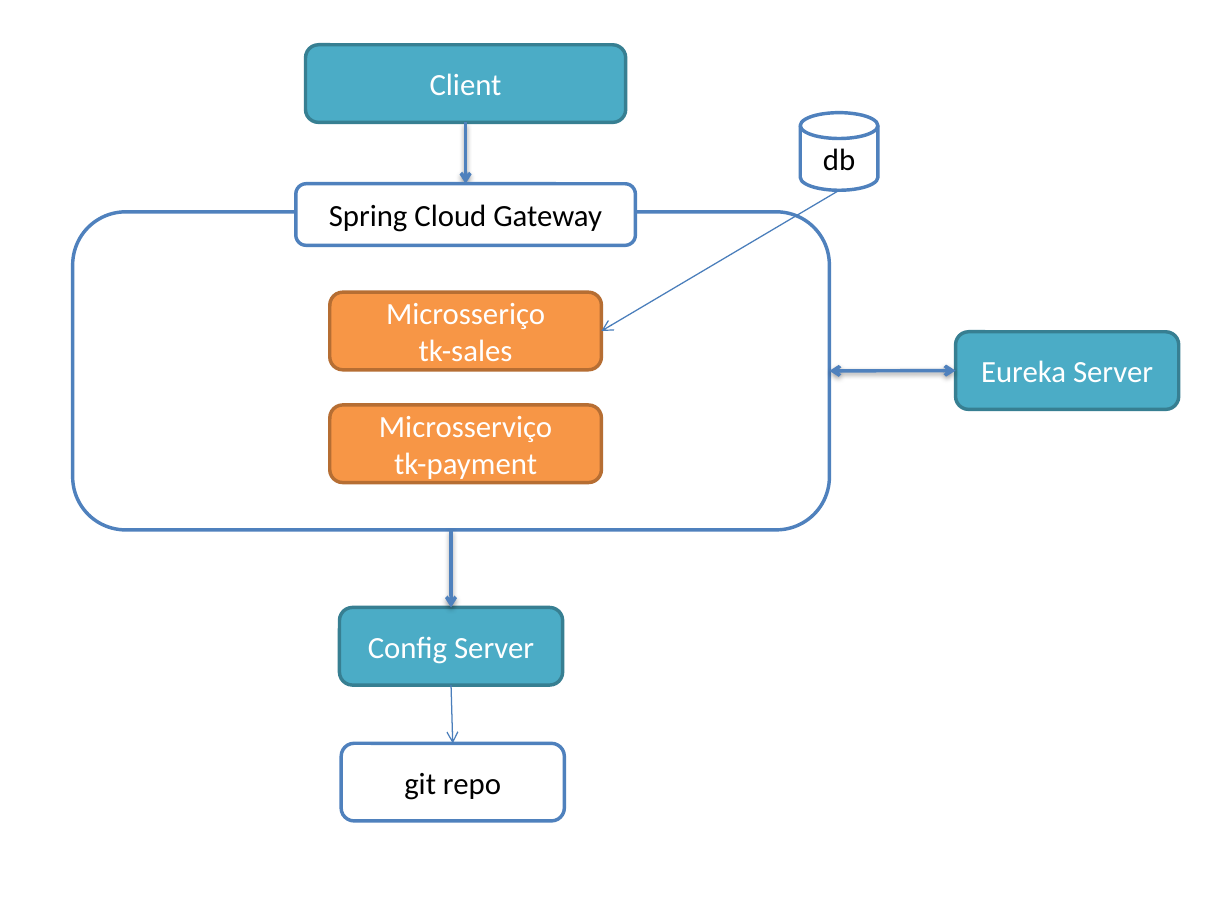
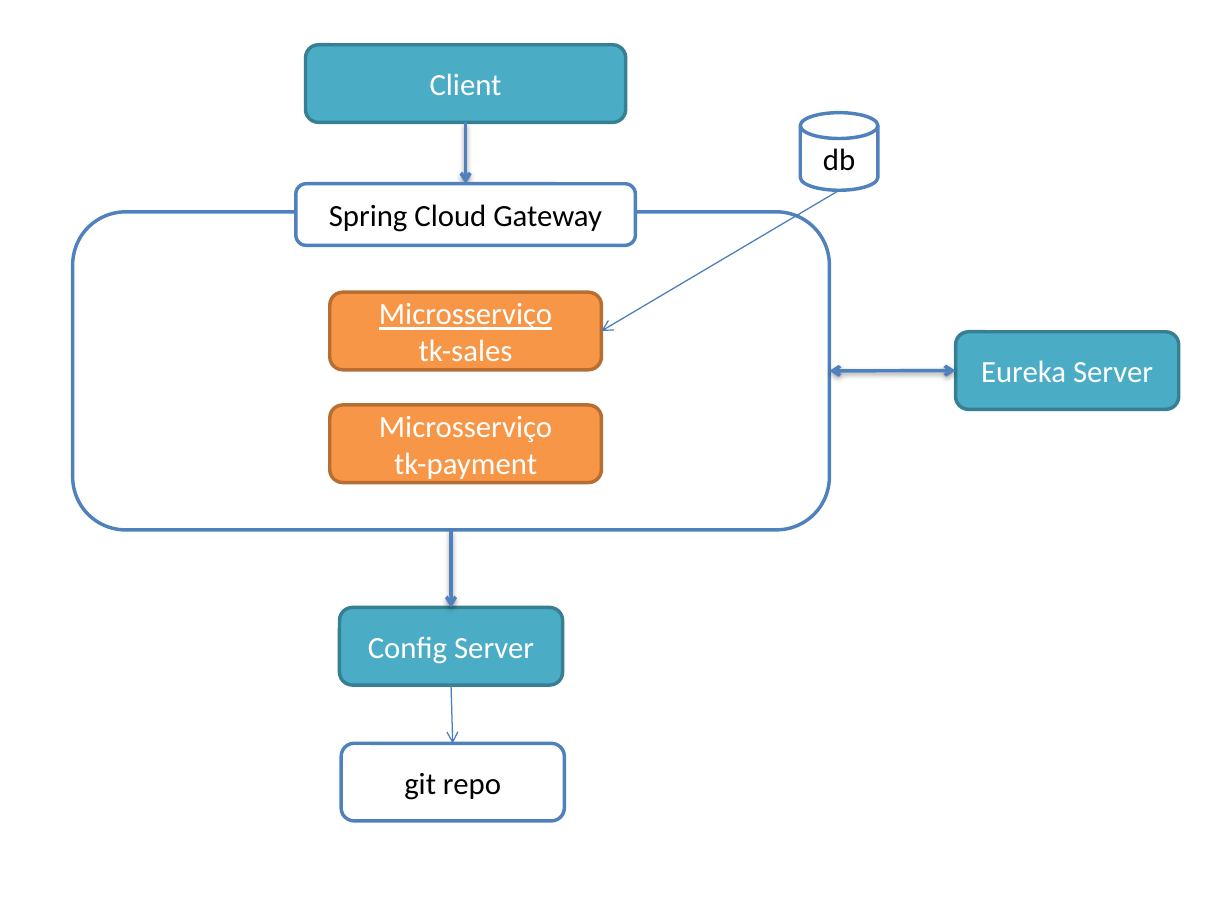
Before and after one commit to DiegoWanBorges/assets, a slide deck: slide 1 of twokeys-ms/doc/apresentacao-ms.pptx. Drawn at 1232x924 pixels with LibreOffice and Linux fonts; fonts in the diff are those of the drawing. Boxes give left, top, right and bottom in pixels: in the first picture for what was removed or moved away, otherwise in the second. Text is boxed around its words. In the diff, an @@ line names an element or a change of style, - is before the commit and + after.

```diff
--- a/twokeys-ms/doc/apresentacao-ms.pptx
+++ b/twokeys-ms/doc/apresentacao-ms.pptx
@@ text in rounded rectangle at (x1=379, y1=303, x2=552, y2=330): text changed @@
-Microsseriço
+Microsserviço
```
Also in this commit, not shown: 1 other file.
